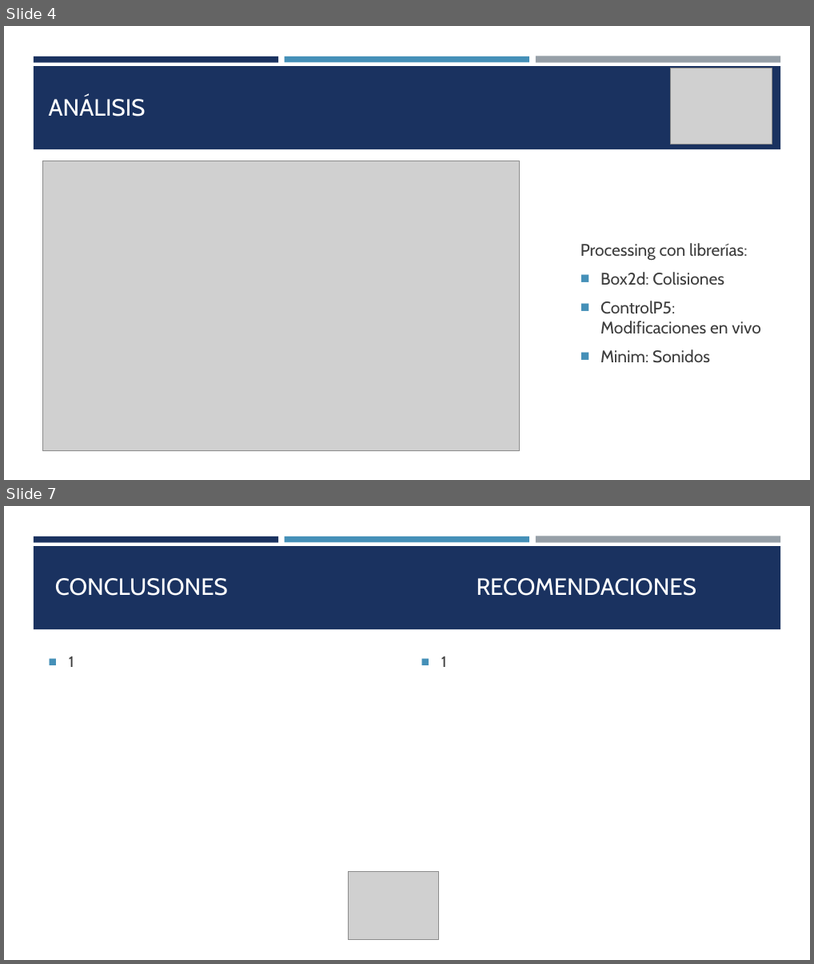
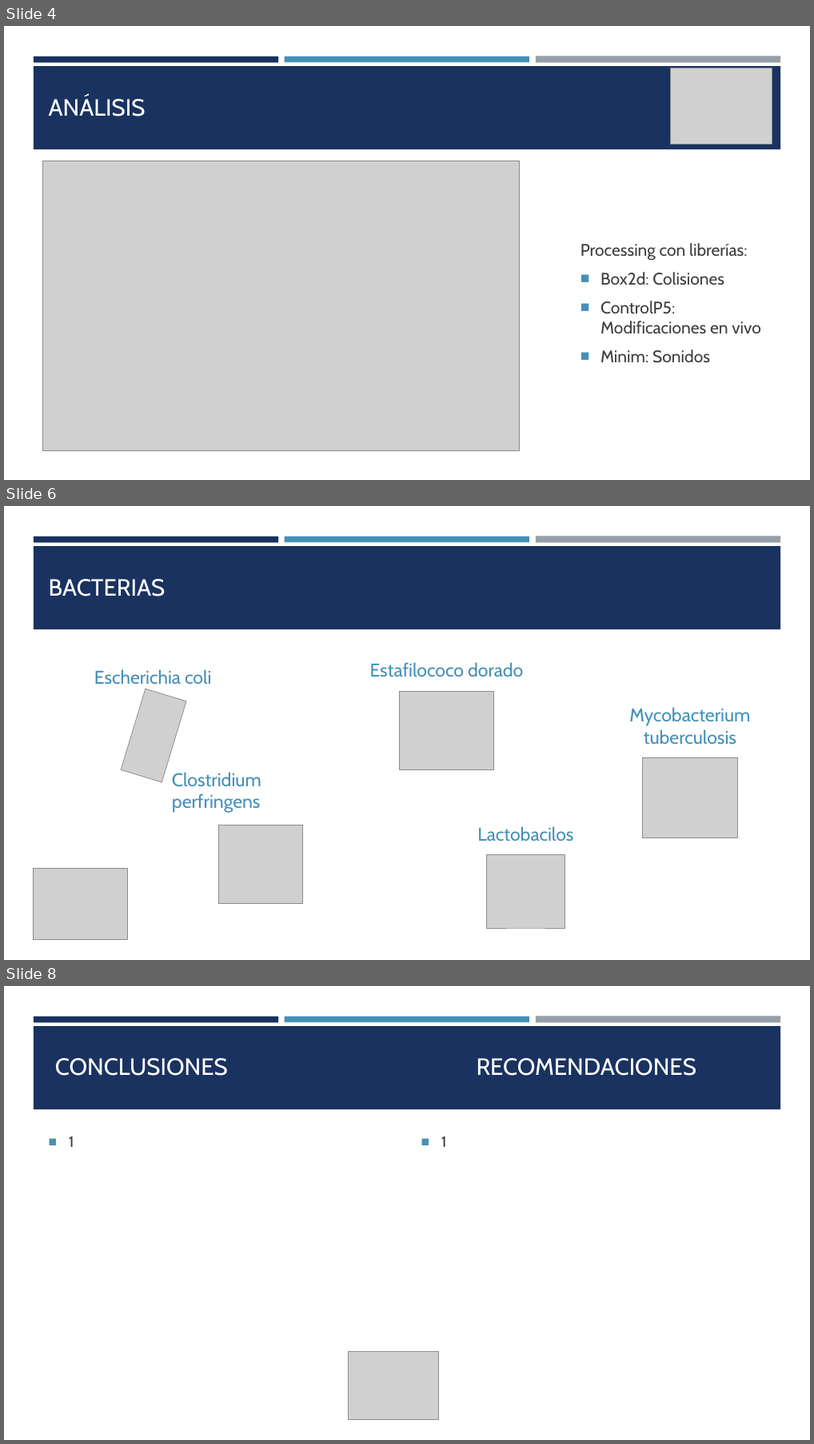
Before and after one commit to rubengv1999/ObvioMicrobio, a slide deck: Obvio Microbio.pptx. Shown one above the other, each under a label of ours: slides 4 and 7 before the commit, slides 4, 6 and 8 after it; the slides between them are not shown. The pictures are 814x964 and 814x1444 pixels, drawn with LibreOffice and Linux fonts; fonts in the diff are those of the drawing; grey boxes stand for pictures. Boxes give left, top, right and bottom in pixels: in the first picture for what was removed or moved away, otherwise in the second. Text is boxed around its words. In the diff, an @@ line names an element or a change of style, - is before the commit and + after.

Commit message:
Tipos Bacterias ppt

```diff
--- a/Obvio Microbio.pptx
+++ b/Obvio Microbio.pptx
@@ slide 6 added at <box>4,506,810,960</box>, background #FFFFFF; not listed: 4 template elements that a slide beside it also shows @@
@@ title added at <box>49,579,166,596</box>, 28 pt, text #FFFFFF @@
+BACTERIAS
@@ text added at <box>94,669,211,684</box>, 22 pt, text #4590B8 @@
+Escherichia coli
@@ text added at <box>370,662,523,677</box>, 22 pt, text #4590B8 @@
+Estafilococo dorado
@@ picture added at <box>121,688,186,782</box> @@
@@ picture added at <box>400,691,494,770</box> @@
@@ text added at <box>630,707,750,744</box>, 22 pt, text #4590B8 @@
+Mycobacterium tuberculosis
@@ picture added at <box>643,757,738,837</box> @@
@@ text added at <box>172,772,262,812</box>, 22 pt, text #4590B8 @@
+Clostridium perfringens
@@ picture added at <box>219,825,303,904</box> @@
@@ text added at <box>478,826,574,841</box>, 22 pt, text #4590B8 @@
+Lactobacilos
@@ picture added at <box>486,855,566,928</box> @@
@@ picture added at <box>34,868,128,939</box> @@
@@ what was slide 7 is now slide 8 @@
```
Also in this commit, not shown: 2 slides changed.
